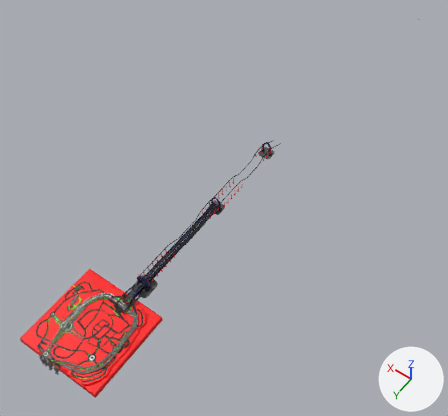
The FBX model Assets/Models/WesteriaIsland/WesteriaIsland.fbx: old version first, new version second.
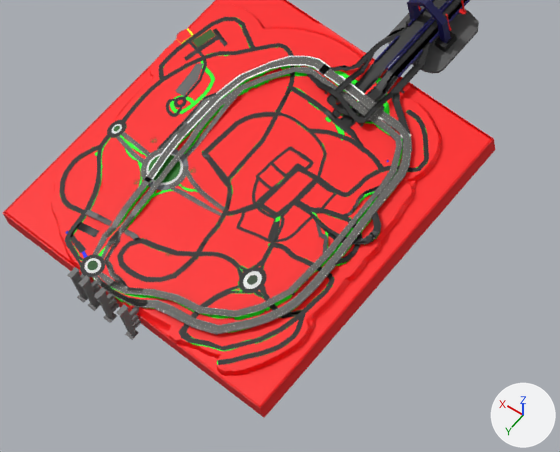
There are two pictures of each version: one whole from a 50 mm camera at (-2075.0, 1191.0, 4252.0) aimed at (-11.0, -1698.0, -289.0), one close up on the part from 4% to 40% of the width and 67% to 98% of the height. Every picture has the same lights, and +X, +Y and +Z are marked at lower right. Objects named as collision shapes, trigger or cutter boxes, shadow casters or lower levels of detail are left out. Where no turn or scale is listed for an object, it has been applied to the vertices. Vertices at the same position are counted once.

The older version as bpy lines, for what is in view:
```python
ob_financialroundaboutcentre = bpy.data.objects.new('FinancialRoundaboutCentre', me_cylinder_059)
ob_financialroundaboutcentre.location = (-178.0, 182.0, 26.0)
ob_m155eastbound = bpy.data.objects.new('M155Eastbound', me_cube_108)
ob_m155eastbound.location = (124.0, 343.0, 36.0)
ob_m155westbound = bpy.data.objects.new('M155Westbound', me_cube_107)
ob_m155westbound.location = (162.0, 140.0, 36.0)
ob_northbyanchors_lod0 = bpy.data.objects.new('NorthbyAnchors_LOD0', me_cube_070)
ob_northbyanchors_lod0.location = (-23.0, 402.0, -36.0)
ob_overpasspillars_010 = bpy.data.objects.new('OverpassPillars.010', me_cylinder_057)
ob_overpasspillars_010.location = (118.0, 355.0, 26.0)
ob_parliamentroundaboutcentre = bpy.data.objects.new('ParliamentRoundaboutCentre', me_cylinder_055)
ob_parliamentroundaboutcentre.location = (310.0, 94.0, 26.0)
ob_roundaboutcenter = bpy.data.objects.new('RoundaboutCenter', me_cylinder_001)
ob_roundaboutcenter.location = (155.0, 103.0, 26.0)
ob_westeria = bpy.data.objects.new('Westeria', me_plane_004)
ob_westeria.location = (0.0, 0.0, 10.0)
# also in view: 'SouthParliamentAvenue' at (177.0, -105.0, 26.0); 'PortAccessRoad' at (288.0, -161.0, 26.0); 'TheOrbital' at (-28.0, 247.0, 26.0); 'M155Jct2ExitWestbound' at (-251.0, -36.0, 32.0); 'FranciscoStreet' at (-81.0, -183.0, 26.0)
```
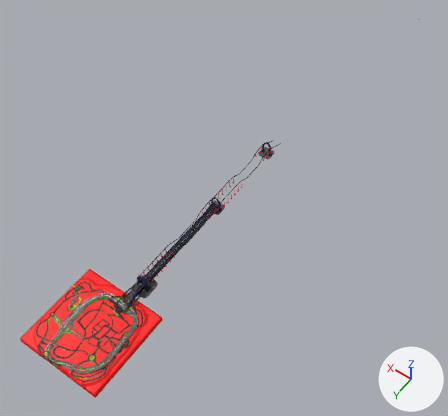
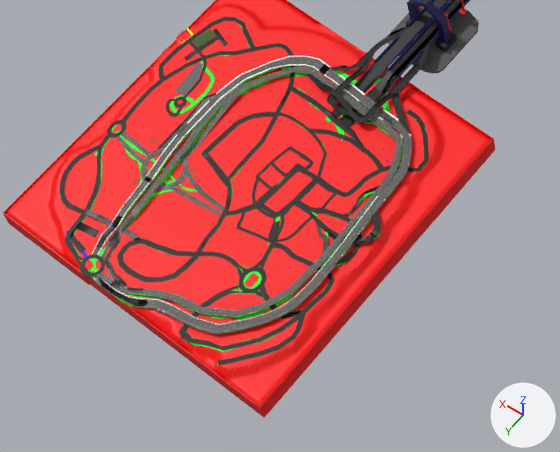
Boxes [x1, y1, x2, y2] around the edits, measured in the close-ups (560 x 452 px):
'Westeria', reshaped
    before: [5, 0, 492, 407]
    after: [6, 0, 491, 407]
'NorthbyAnchors_LOD0', deleted
    before: [67, 267, 141, 340]
    faces in mat_material_125 (dark grey #6a6a6a): [116, 305, 141, 340]
    faces in mat_material_124 (dark grey #6a6a6a): [94, 288, 119, 323]
    faces in mat_material_123 (dark grey #6a6a6a): [78, 275, 101, 311]
    faces in mat_material_126 (dark grey #6a6a6a): [67, 267, 88, 303]
'RoundaboutCenter', deleted (green)
    before: [146, 153, 183, 185]
    faces in mat_material_214 (dark green #006f00): [148, 155, 181, 183]
    faces in mat_material_216 (white #e7e7e7): [146, 153, 183, 185]
'FinancialRoundaboutCentre', deleted
    before: [243, 271, 262, 289]
    faces in mat_material_167 (white #e7e7e7): [243, 271, 262, 289]
'OverpassPillars.010', deleted
    before: [85, 258, 101, 273]
'ParliamentRoundaboutCentre', deleted
    before: [112, 124, 122, 134]
part 1 of me_cube_107, added
    after: [92, 180, 378, 325]
part 2 of me_cube_107, added
    after: [383, 110, 399, 124]
part 3 of me_plane_004, deleted (red)
    before: [5, 0, 492, 407]

Edits to the bpy script that builds the scene:
```text
Change me_cube_107:
    used by ob_m155westbound; location = (162.0, 140.0, 36.0)
    remove me_cube_107.from_pydata(...)  # 744 vertices, 735 faces; spans x -467.0..42.0, y -618.0..239.0, z -12.0..3.0
    add me_cube_107.from_pydata(...)  # 984 vertices, 975 faces; spans x -467.0..42.0, y -618.0..239.0, z -12.0..3.0
    me_cube_107 part 1: 214 vertices added at x -447.0..7.0, y -255.0..227.0, z -11.0..3.0
    me_cube_107 part 2: 26 vertices added at x -367.0..-305.0, y -423.0..-403.0, z -1.0..2.0
Change me_plane_004:
    used by ob_westeria; location = (0.0, 0.0, 10.0)
    remove me_plane_004.from_pydata(...)  # 82080 vertices, 82014 faces; spans x -375.0..375.0, y -375.0..375.0, z -7.0..17.0
    add me_plane_004.from_pydata(...)  # 10494 vertices, 10353 faces; spans x -375.0..375.0, y -375.0..375.0, z -7.0..17.0
    me_plane_004 part 3: 71586 vertices removed from x -375.0..375.0, y -375.0..375.0, z -7.0..17.0
Remove ob_parliamentroundaboutcentre:
    ob_parliamentroundaboutcentre = bpy.data.objects.new('ParliamentRoundaboutCentre', me_cylinder_055)
    ob_parliamentroundaboutcentre.location = (310.0, 94.0, 26.0)
Remove ob_financialroundaboutcentre:
    ob_financialroundaboutcentre = bpy.data.objects.new('FinancialRoundaboutCentre', me_cylinder_059)
    ob_financialroundaboutcentre.location = (-178.0, 182.0, 26.0)
Remove ob_roundaboutcenter:
    ob_roundaboutcenter = bpy.data.objects.new('RoundaboutCenter', me_cylinder_001)
    ob_roundaboutcenter.location = (155.0, 103.0, 26.0)
Remove ob_overpasspillars_010:
    ob_overpasspillars_010 = bpy.data.objects.new('OverpassPillars.010', me_cylinder_057)
    ob_overpasspillars_010.location = (118.0, 355.0, 26.0)
Remove ob_northbyanchors_lod0:
    ob_northbyanchors_lod0 = bpy.data.objects.new('NorthbyAnchors_LOD0', me_cube_070)
    ob_northbyanchors_lod0.location = (-23.0, 402.0, -36.0)
```
